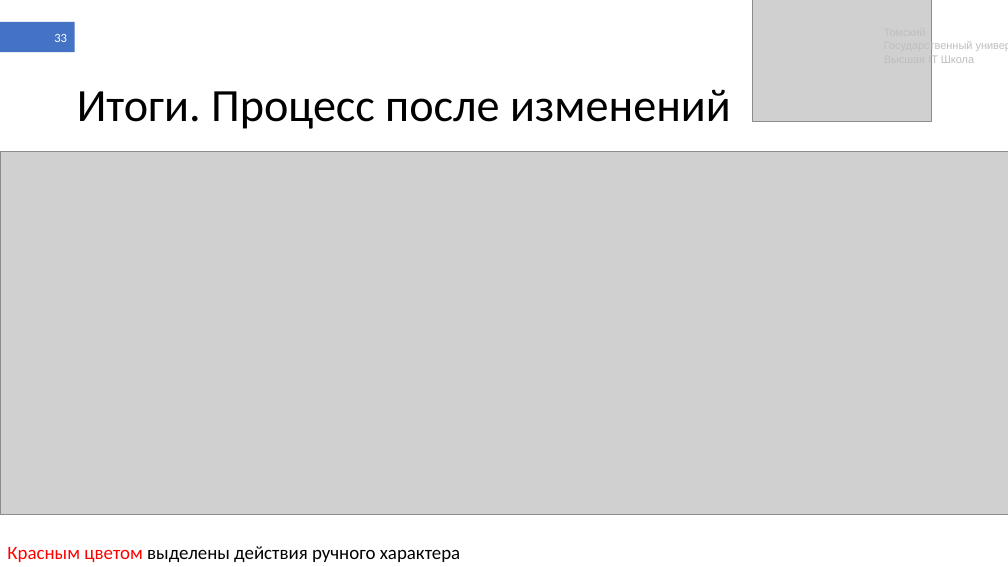
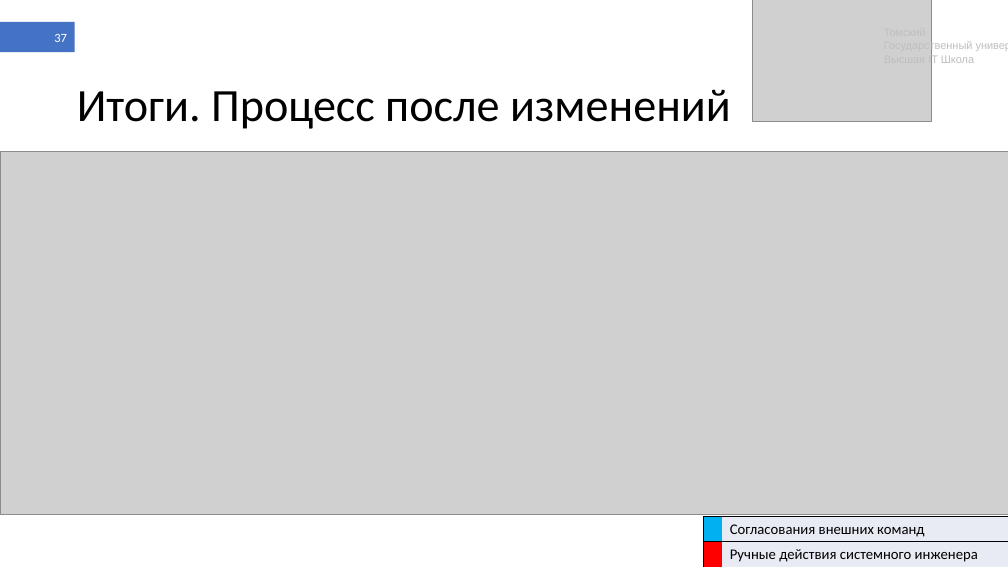
Before and after one commit to shameoff/GraduateWork, a slide deck: slide 37 of Презентация ВКР (в шаблоне).pptx (slide 33 before the commit). Drawn at 1008x567 pixels with LibreOffice and Linux fonts; fonts in the diff are those of the drawing; grey boxes stand for pictures. Boxes give left, top, right and bottom in pixels: in the first picture for what was removed or moved away, otherwise in the second. Text is boxed around its words. In the diff, an @@ line names an element or a change of style, - is before the commit and + after.

```diff
--- a/Презентация ВКР (в шаблоне).pptx
+++ b/Презентация ВКР (в шаблоне).pptx
@@ page number at [54,34,67,42]: text changed @@
-33
+37
@@ table added at [704,516,1008,567], 2 rows, 2 columns @@
+ | Согласования внешних команд
+ | Ручные действия системного инженера
@@ text removed at [7,546,460,562] @@
-Красным цветом выделены действия ручного характера
```
Also in this commit, not shown: 27 other slides changed, 6 slides added, 2 slides removed, 8 other files.
